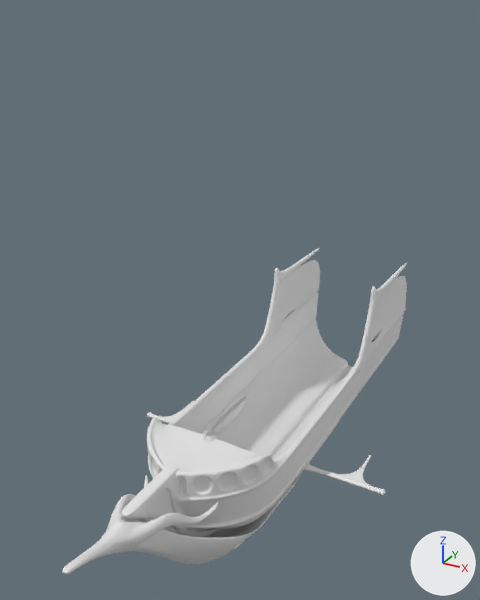
Renders of the Blender file Blender models/Air Ship 1.blend from each side of a commit.
One viewpoint serves both versions: a 50 mm camera at (16.2, -33.7, 25.6) aimed at (-1.6, -1.4, 9.5). The axes (+X, +Y, +Z) are drawn at lower right. The lights are the same throughout.

Names of what the first picture shows: 'Bow', 'Ship'.
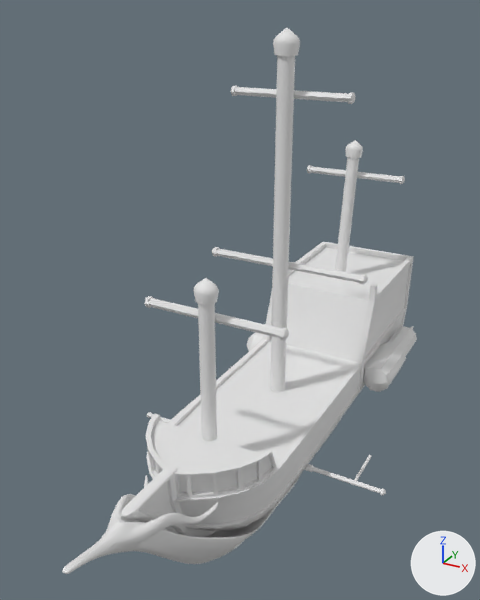
The change, as a list of edits to the scene's bpy script:
```text
Change me_cylinder:
    used by ob_ship; location = (0.0, 0.0, 0.0)
    remove me_cylinder.from_pydata(...)  # 540 vertices, 509 faces; spans x -0.4..8.6, y -15.3..17.5, z -3.2..8.0
    add me_cylinder.from_pydata(...)  # 1836 vertices, 1846 faces; spans x -8.6..8.6, y -15.3..17.8, z -3.2..24.7
    me_cylinder part 1: a new loose piece of 113 vertices spanning x -0.7..0.7, y -8.4..-7.2, z 2.8..13.5
    me_cylinder part 2: a new loose piece of 113 vertices spanning x -0.7..0.7, y 0.2..1.6, z 2.1..24.7
    me_cylinder part 3: a new loose piece of 113 vertices spanning x -0.7..0.7, y 11.1..13.5, z 6.3..16.9
    me_cylinder part 4: a new loose piece of 48 vertices spanning x -4.2..4.2, y -7.5..-6.8, z 10.8..11.3
    me_cylinder part 5: a new loose piece of 48 vertices spanning x -5.3..5.3, y 1.3..1.9, z 10.8..11.3
    me_cylinder part 6: a new loose piece of 48 vertices spanning x -3.8..3.8, y 1.3..1.9, z 21.0..21.5
    me_cylinder part 7: a new loose piece of 48 vertices spanning x -3.8..3.8, y 13.0..13.6, z 14.1..14.6
    me_cylinder part 8: the loose piece of 32 vertices spanning x -0.4..0.4, y -8.2..-7.4, z 3.6..4.5 is deleted
    me_cylinder part 9: 2 vertices moved within x 3.8, y 17.2..17.5, z 2.7..6.7; 1 vertex removed from x 0.3, y 15.9, z -3.0; 786 vertices added at x -8.6..5.9, y -15.3..17.8, z -3.2..8.0
Change ob_ship:
    remove _m = ob_ship.modifiers.new('Mirror', 'MIRROR')
    remove _m.use_clip = True
    remove _m = ob_ship.modifiers.new('Subsurf', 'SUBSURF')
```

What differs and where, as boxes [x1, y1, x2, y2] in the pictures (480 x 600 px):
'Ship', reshaped, modifiers changed (76% taller): before [122, 248, 407, 537]; after [121, 28, 417, 537]
part 1 of me_cylinder, added: after [193, 278, 219, 441]
part 2 of me_cylinder, added: after [270, 28, 300, 392]
part 3 of me_cylinder, added: after [335, 140, 363, 272]
part 4 of me_cylinder, added: after [144, 296, 289, 341]
part 5 of me_cylinder, added: after [212, 247, 368, 285]
part 6 of me_cylinder, added: after [231, 86, 356, 104]
part 7 of me_cylinder, added: after [307, 165, 405, 184]
part 8 of me_cylinder, deleted: before [202, 428, 216, 441]
part 9 of me_cylinder, built on: before [270, 260, 407, 406]; after [121, 242, 417, 515]
